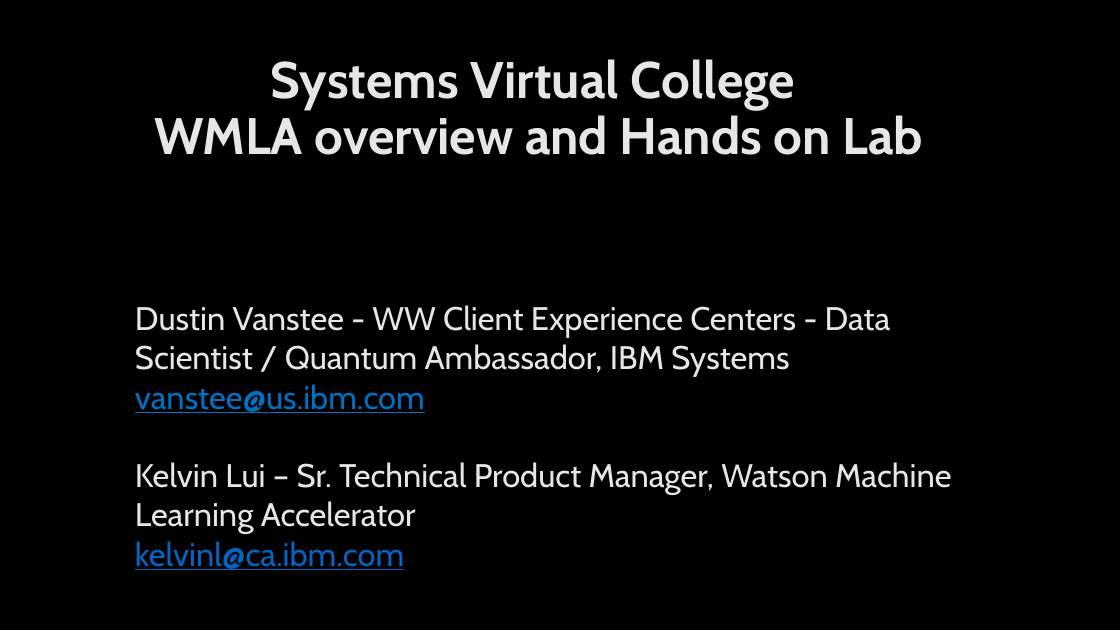
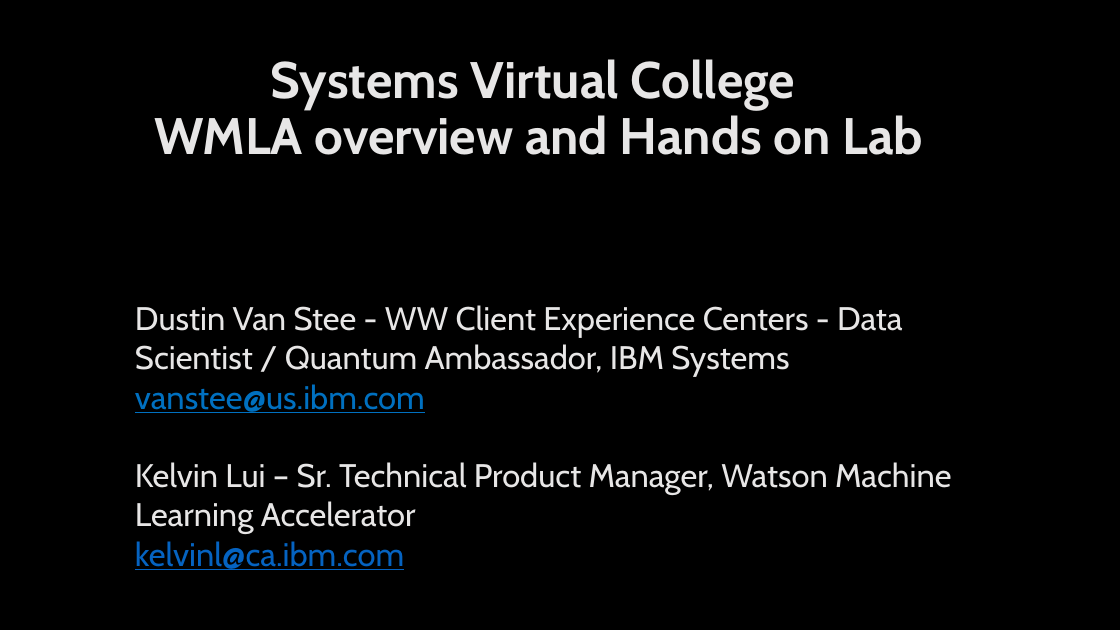
Before and after one commit to IBM/wmla-learning-path, a slide deck: slide 1 of AI Systems College - WMLA overview.pptx. Drawn at 1120x630 pixels with LibreOffice and Linux fonts; fonts in the diff are those of the drawing. Boxes give left, top, right and bottom in pixels: in the first picture for what was removed or moved away, otherwise in the second. Text is boxed around its words. In the diff, an @@ line names an element or a change of style, - is before the commit and + after.

```diff
--- a/AI Systems College - WMLA overview.pptx
+++ b/AI Systems College - WMLA overview.pptx
@@ text at bbox=[135, 305, 902, 377]: text changed @@
-Dustin Vanstee - WW Client Experience Centers - Data Scientist / Quantum Ambassador, IBM Systems
+Dustin Van Stee - WW Client Experience Centers - Data Scientist / Quantum Ambassador, IBM Systems
```
Also in this commit, not shown: 3 slides added, 1 slide removed.
